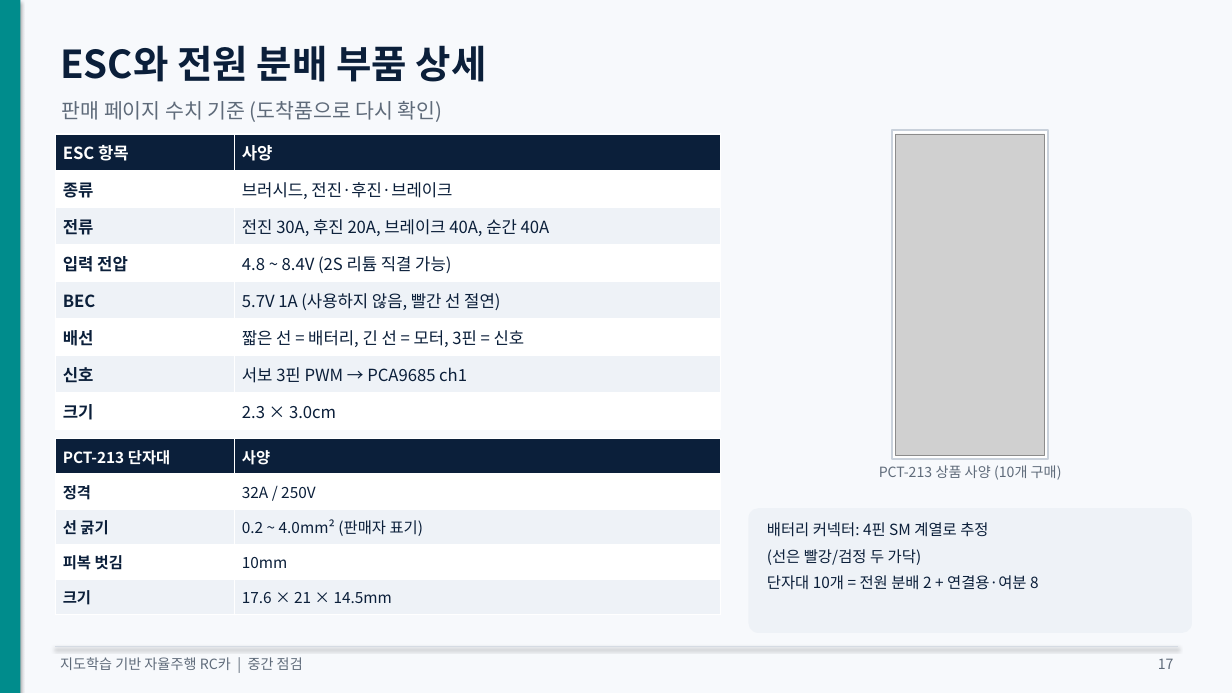
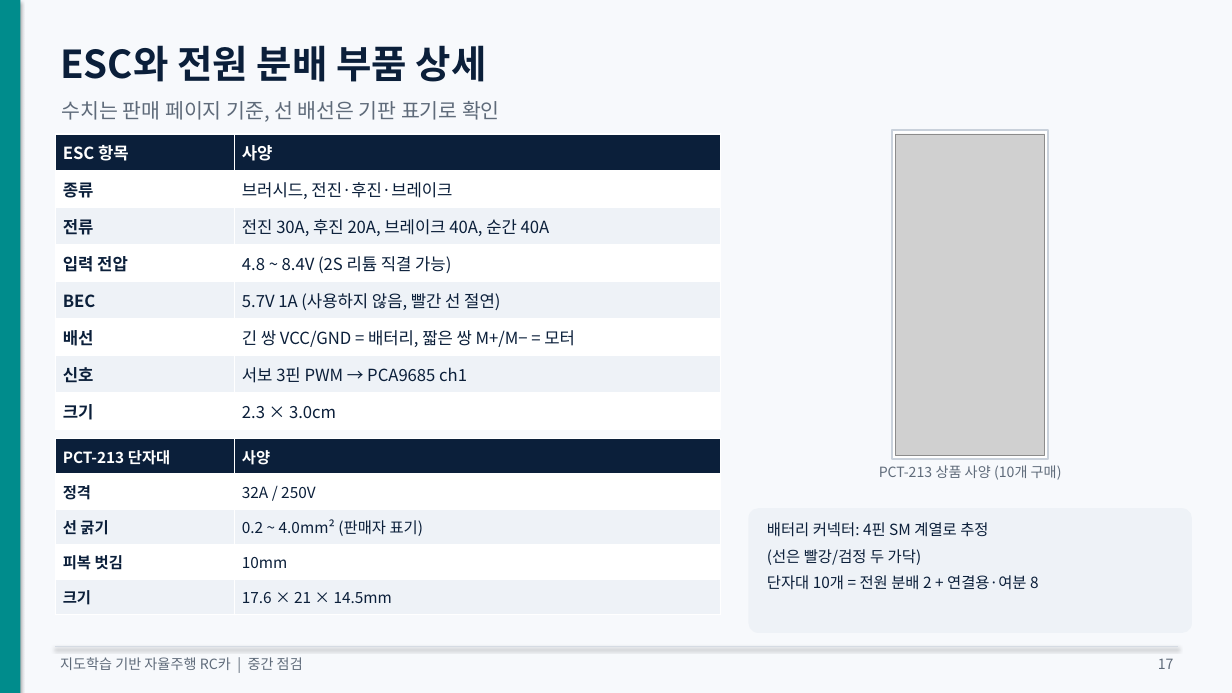
Before and after one commit to KMUTMU/Robot, a slide deck: slide 17 of 중간점검_자율주행RC카.pptx. Drawn at 1232x693 pixels with LibreOffice and Linux fonts; fonts in the diff are those of the drawing; grey boxes stand for pictures. Boxes give left, top, right and bottom in pixels: in the first picture for what was removed or moved away, otherwise in the second. Text is boxed around its words. In the diff, an @@ line names an element or a change of style, - is before the commit and + after.

Commit message:
배선·ESC 값 측정 완료, 주행 프로그램 카메라 오류까지 기록
- ESC 선 정정: 기판 표기 기준 긴 쌍 = VCC/GND(배터리), 짧은 쌍 = M+/M−(모터)
- 전원 스위치를 배터리 + 선에 직렬 연결, 단자대 A~E 배치 문서화
- ESC 값 기록 (정지 380 / 앞 350 / 후진 450), myconfig.py 설정 문서화
- UBEC 출력 5.4V라 Pi는 USB-C로 전원 공급
- 주행 프로그램 카메라 Remote I/O error와 다음에 할 일 순서 정리
- 발표 자료 갱신 (잘못된 ESC 배선 설명 정정)

```diff
--- a/중간점검_자율주행RC카.pptx
+++ b/중간점검_자율주행RC카.pptx
@@ text at <box>62,101,500,122</box>: text changed @@
-판매 페이지 수치 기준 (도착품으로 다시 확인)
+수치는 판매 페이지 기준, 선 배선은 기판 표기로 확인
@@ table at <box>55,134,721,430</box> @@
-row 6, column 2: 짧은 선 = 배터리, 긴 선 = 모터, 3핀 = 신호
+row 6, column 2: 긴 쌍 VCC/GND = 배터리, 짧은 쌍 M+/M− = 모터
```
Also in this commit, not shown: 8 other slides changed, 12 other files.
